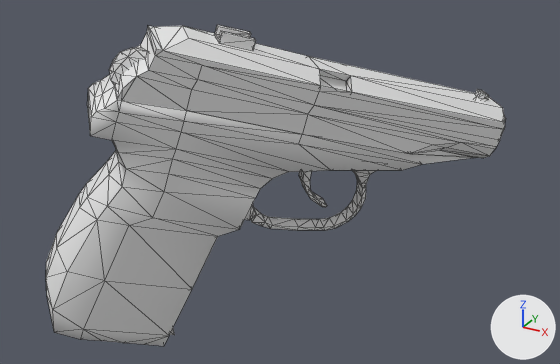
Before and after pictures for a commit that changed the OBJ model Vertex_Animation_Compiler/Assets/Makarov_Pistol_Draw40.obj.
Both versions are drawn from a 50 mm camera at (0.4783, -0.1547, -0.0427) aimed at (0.3522, 0.0746, -0.1573). The lights are fixed; the arrows at lower right show +X, +Y and +Z. Mesh edges are drawn as thin lines. Materials are left out; every surface is plain grey. Where no turn or scale is listed for an object, it has been applied to the vertices.

In view in the first picture: 'Magazine_Cube.011', 'Rest_of_the_gun_Sphere', 'Top_Slider.001_Sphere.002', 'Top_Slider_Sphere.001'.
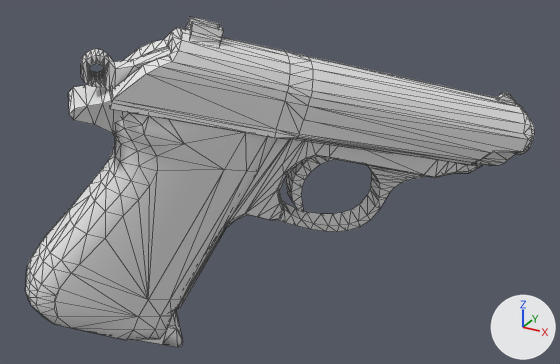
What changed in the scene script:
```text
Change me_magazine_cube_011:
    remove me_magazine_cube_011.from_pydata(...)  # 140 vertices, 222 faces; spans x 0.2973..0.3485, y 0.0278..0.0696, z -0.2157..-0.134
    add me_magazine_cube_011.from_pydata(...)  # 164 vertices, 270 faces; spans x 0.288..0.353, y 0.0183..0.074, z -0.2183..-0.1334
    me_magazine_cube_011 part 1: the loose piece of 44 vertices spanning x 0.2973..0.3485, y 0.0278..0.0696, z -0.2157..-0.134 is rebuilt with 68 vertices and now spans x 0.288..0.353, y 0.0183..0.074, z -0.2183..-0.1334
Change me_rest_of_the_gun_sphere:
    remove me_rest_of_the_gun_sphere.from_pydata(...)  # 272 vertices, 525 faces; spans x 0.2787..0.4195, y 0.0098..0.137, z -0.2162..-0.1148
    add me_rest_of_the_gun_sphere.from_pydata(...)  # 446 vertices, 876 faces; spans x 0.2779..0.4291, y 0.0063..0.145, z -0.2136..-0.1183
    me_rest_of_the_gun_sphere part 2: the loose piece of 212 vertices spanning x 0.2787..0.4107, y 0.0098..0.1297, z -0.2162..-0.1148 is rebuilt with 198 vertices and now spans x 0.2779..0.3585, y 0.0063..0.0776, z -0.2136..-0.1183
    me_rest_of_the_gun_sphere part 3: the loose piece of 36 vertices spanning x 0.3522..0.3665, y 0.0736..0.0898, z -0.1688..-0.1465 is rebuilt with 44 vertices and now spans x 0.3523..0.3714, y 0.0735..0.0907, z -0.169..-0.1358
    me_rest_of_the_gun_sphere part 4: the loose piece of 24 vertices spanning x 0.3751..0.4195, y 0.0933..0.137, z -0.1501..-0.1225 is rebuilt with 128 vertices and now spans x 0.3766..0.4291, y 0.0931..0.145, z -0.1546..-0.1241
    me_rest_of_the_gun_sphere part 5: a new loose piece of 76 vertices spanning x 0.3453..0.3961, y 0.0681..0.1151, z -0.1789..-0.1496
    me_rest_of_the_gun_sphere part 6: the surface is now shaded flat
Change me_top_slider_001_sphere_002:
    remove me_top_slider_001_sphere_002.from_pydata(...)  # 31 vertices, 42 faces, 1 loose edge; spans x 0.3055..0.3248, y 0.0255..0.0439, z -0.1172..-0.1032
    add me_top_slider_001_sphere_002.from_pydata(...)  # 124 vertices, 248 faces; spans x 0.3044..0.3448, y 0.0233..0.0632, z -0.1256..-0.1035
    me_top_slider_001_sphere_002 part 7: the loose piece of 29 vertices spanning x 0.3126..0.3248, y 0.0325..0.0432, z -0.1172..-0.1032 is deleted
    me_top_slider_001_sphere_002 part 8: 1 vertex removed from x 0.3227, y 0.0255, z -0.117; 124 vertices added at x 0.3044..0.3448, y 0.0233..0.0632, z -0.1256..-0.1035
Change me_top_slider_sphere_001:
    remove me_top_slider_sphere_001.from_pydata(...)  # 131 vertices, 237 faces; spans x 0.3045..0.4207, y 0.0246..0.1381, z -0.1543..-0.0982
    add me_top_slider_sphere_001.from_pydata(...)  # 222 vertices, 428 faces; spans x 0.3031..0.4295, y 0.0219..0.1454, z -0.1573..-0.0947
    me_top_slider_sphere_001 part 9: the loose piece of 76 vertices spanning x 0.3045..0.4207, y 0.0246..0.1381, z -0.1543..-0.0983 is rebuilt with 142 vertices and now spans x 0.3031..0.4295, y 0.0219..0.1454, z -0.1573..-0.0979
    me_top_slider_sphere_001 part 10: a new loose piece of 24 vertices spanning x 0.3288..0.3432, y 0.0449..0.0595, z -0.1033..-0.0947
    me_top_slider_sphere_001 part 11: a new loose piece of 20 vertices spanning x 0.4143..0.4212, y 0.1289..0.1358, z -0.134..-0.129
    me_top_slider_sphere_001 part 12: the loose piece of 26 vertices spanning x 0.4068..0.4125, y 0.123..0.1285, z -0.133..-0.1275 is deleted
    me_top_slider_sphere_001 part 13: 29 vertices removed from x 0.3354..0.3507, y 0.0528..0.0678, z -0.1056..-0.0982
Add ob_rest_of_the_gun_sphere_001:
    ob_rest_of_the_gun_sphere_001 = bpy.data.objects.new('Rest_of_the_gun_Sphere.001', me_rest_of_the_gun_sphere_001)  # 166 vertices, 324 faces; spans x 0.2963..0.4138, y 0.0163..0.1314, z -0.2048..-0.1144
    ob_rest_of_the_gun_sphere_001.location = (0.0, 0.0, 0.0)
```

Where the change shows, as pixel boxes [x1, y1, x2, y2] in the pictures (560 x 364 px):
'Rest_of_the_gun_Sphere', reshaped
    before: [46, 75, 506, 346]
    after: [25, 112, 535, 340]
'Top_Slider_Sphere.001', reshaped (8% wider, 12% taller)
    before: [115, 25, 505, 158]
    after: [110, 17, 532, 166]
'Rest_of_the_gun_Sphere.001', added
    after: [69, 85, 483, 309]
'Top_Slider.001_Sphere.002', reshaped
    before: [109, 48, 147, 86]
    after: [81, 48, 171, 91]
'Magazine_Cube.011', reshaped
    before: [170, 329, 175, 335]
    after: [140, 228, 226, 347]
part 2 of me_rest_of_the_gun_sphere, rebuilt
    before: [46, 75, 474, 346]
    after: [25, 112, 277, 340]
part 3 of me_rest_of_the_gun_sphere, rebuilt
    before: [299, 171, 327, 207]
    after: [286, 156, 334, 212]
part 4 of me_rest_of_the_gun_sphere, rebuilt (not visible before)
    after: [516, 119, 535, 154]
part 5 of me_rest_of_the_gun_sphere, added
    after: [277, 165, 423, 232]
part 7 of me_top_slider_001_sphere_002, deleted
    before: [109, 48, 147, 86]
part 8 of me_top_slider_001_sphere_002, built on
    after: [81, 48, 171, 91]
part 9 of me_top_slider_sphere_001, rebuilt (8% wider)
    before: [115, 26, 505, 158]
    after: [110, 28, 532, 166]
part 10 of me_top_slider_sphere_001, added
    after: [186, 17, 223, 45]
part 11 of me_top_slider_sphere_001, added
    after: [496, 92, 517, 104]
part 12 of me_top_slider_sphere_001, deleted
    before: [474, 89, 489, 101]
part 13 of me_top_slider_sphere_001, deleted
    before: [214, 25, 256, 51]
